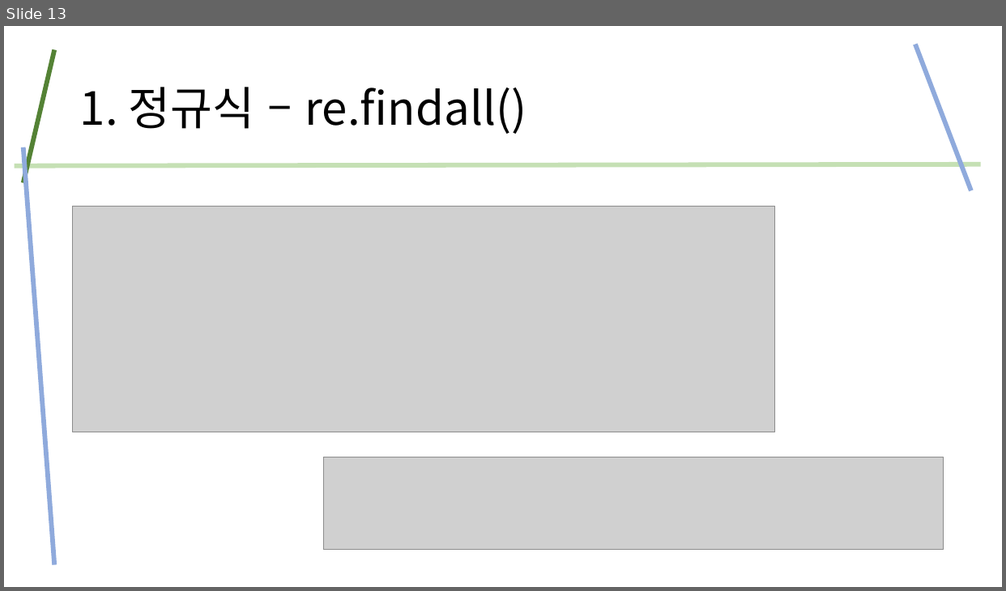
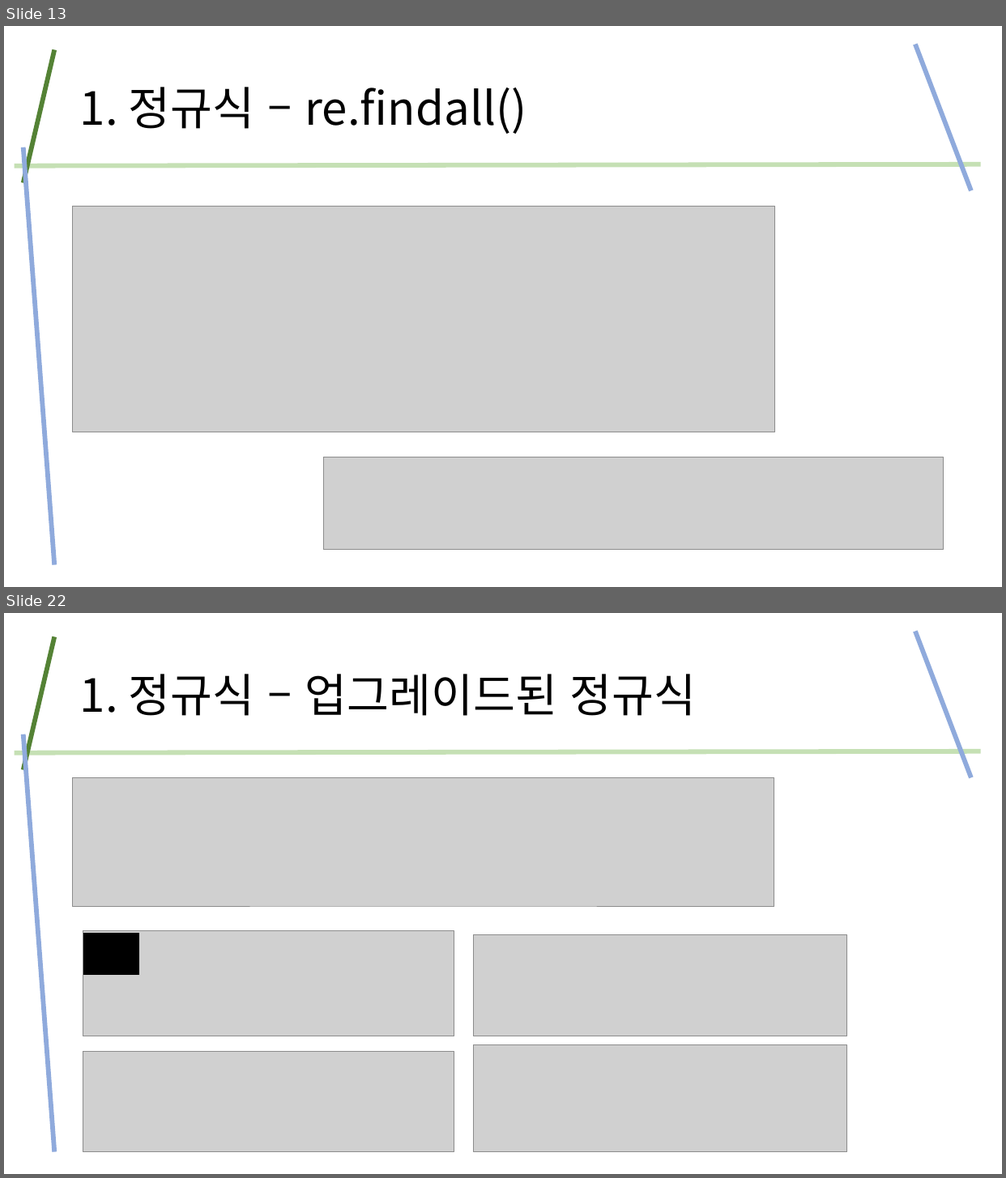
Before and after one commit to kig2929kig/ui, a slide deck: 정규식.pptx. Shown one above the other, each under a label of ours: slide 13 before the commit, slides 13 and 22 after it; the slides between them are not shown. The pictures are 1006x591 and 1006x1178 pixels, drawn with LibreOffice and Linux fonts; fonts in the diff are those of the drawing; grey boxes stand for pictures. Boxes give left, top, right and bottom in pixels: in the first picture for what was removed or moved away, otherwise in the second. Text is boxed around its words. In the diff, an @@ line names an element or a change of style, - is before the commit and + after.

```diff
--- a/정규식.pptx
+++ b/정규식.pptx
@@ slide 22 added at (4,613,1002,1174), background #FFFFFF @@
@@ line added from (971, 777) to (915, 631), #8FAADC 4.5 pt @@
@@ line added from (23, 770) to (54, 637), #548235 4.5 pt @@
@@ title added at (80,674,697,716), 44 pt, text #000000 @@
+1. 정규식 – 업그레이드된 정규식
@@ line added from (981, 752) to (15, 753), #C5E0B4 4.5 pt @@
@@ line added from (23, 735) to (54, 1152), #8FAADC 4.5 pt @@
@@ picture added at (73,777,774,906) @@
@@ picture added at (83,931,454,1037) @@
@@ rectangle added at (84,934,139,974), fill #000000, outline #000000 1 pt @@
@@ picture added at (473,935,847,1037) @@
@@ picture added at (473,1045,847,1152) @@
@@ picture added at (83,1052,454,1152) @@
```
Also in this commit, not shown: 5 slides changed, 7 other slides added.
